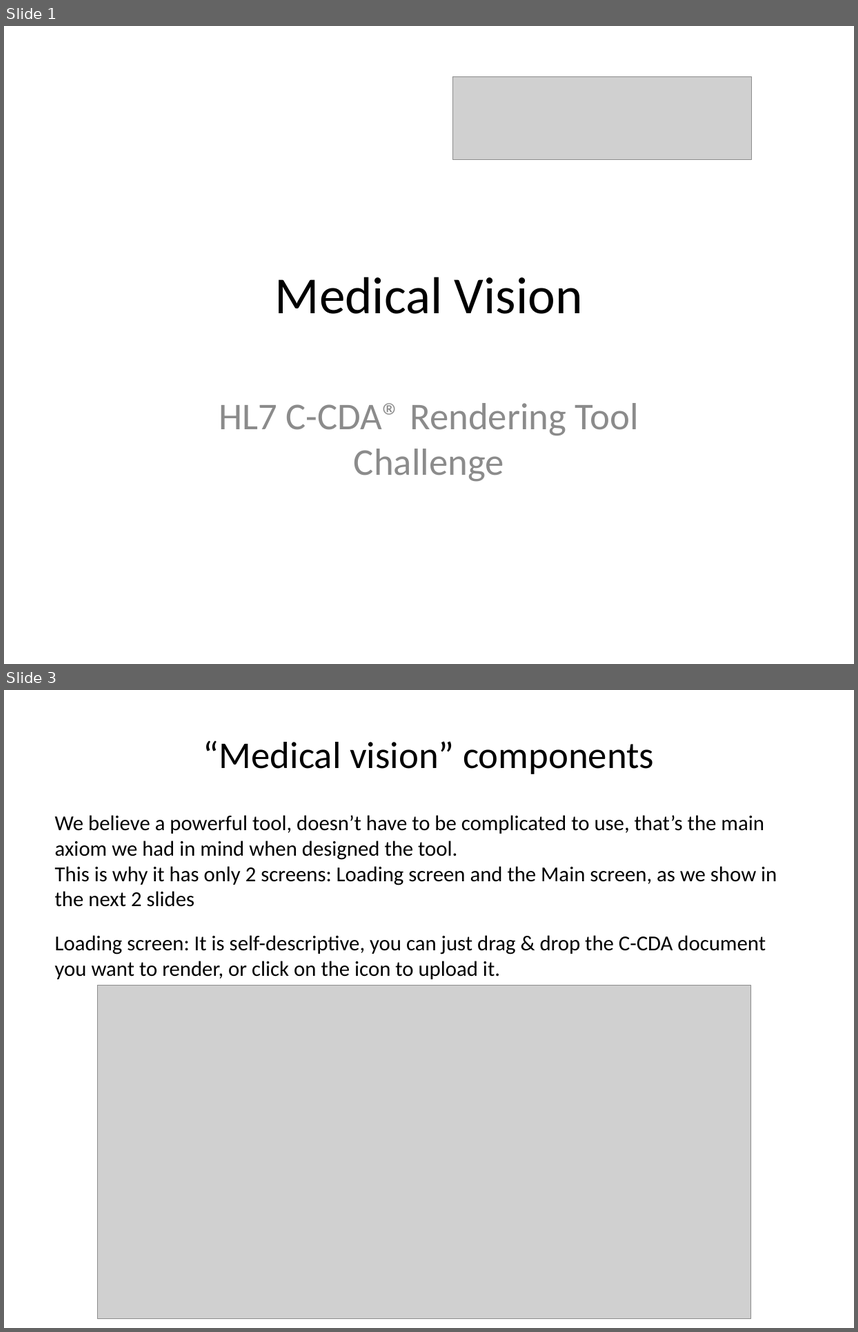
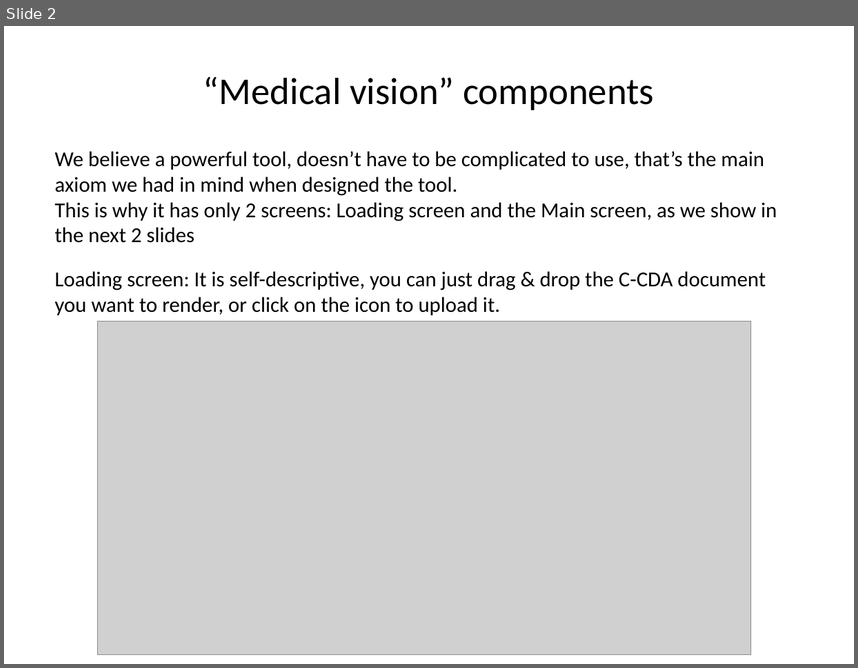
Before and after one commit to HealthLX/HL7Challenge, a slide deck: MedicalVision.pptx. Shown one above the other, each under a label of ours: slides 1 and 3 before the commit, slide 2 after it; the slides between them are not shown. The pictures are 858x1332 and 858x668 pixels, drawn with LibreOffice and Linux fonts; fonts in the diff are those of the drawing; grey boxes stand for pictures. Boxes give left, top, right and bottom in pixels: in the first picture for what was removed or moved away, otherwise in the second. Text is boxed around its words. In the diff, an @@ line names an element or a change of style, - is before the commit and + after.

```diff
--- a/MedicalVision.pptx
+++ b/MedicalVision.pptx
@@ slide 1 removed at box(4, 26, 854, 664), background #FFFFFF @@
@@ picture removed at box(452, 77, 751, 159) @@
@@ title removed at box(275, 276, 583, 314) @@
-Medical Vision
@@ subtitle removed at box(219, 403, 639, 481) @@
-HL7 C-CDA® Rendering Tool Challenge
@@ what was slide 3 is now slide 2 @@
```
Also in this commit, not shown: 2 slides changed.
